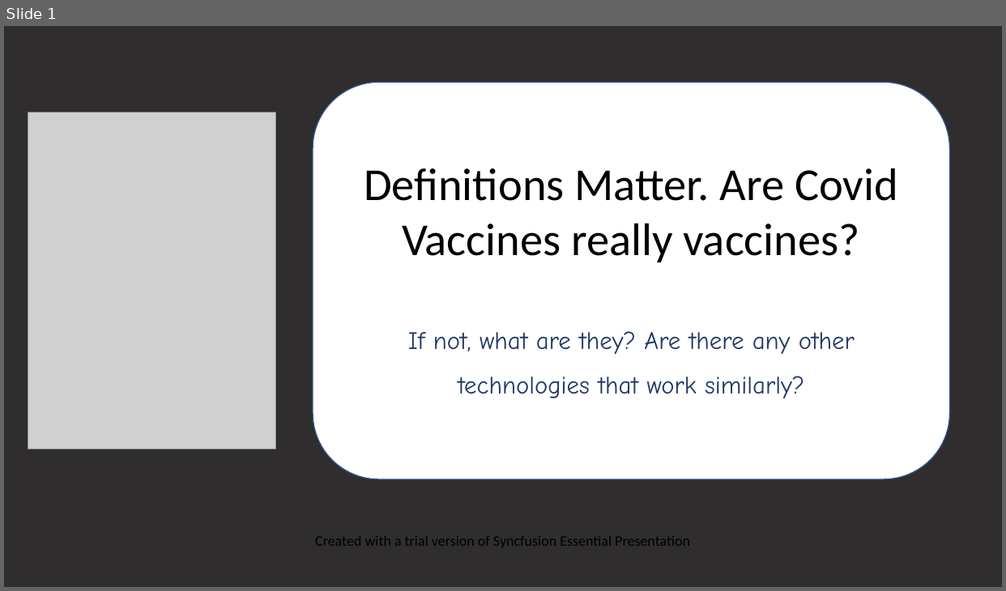
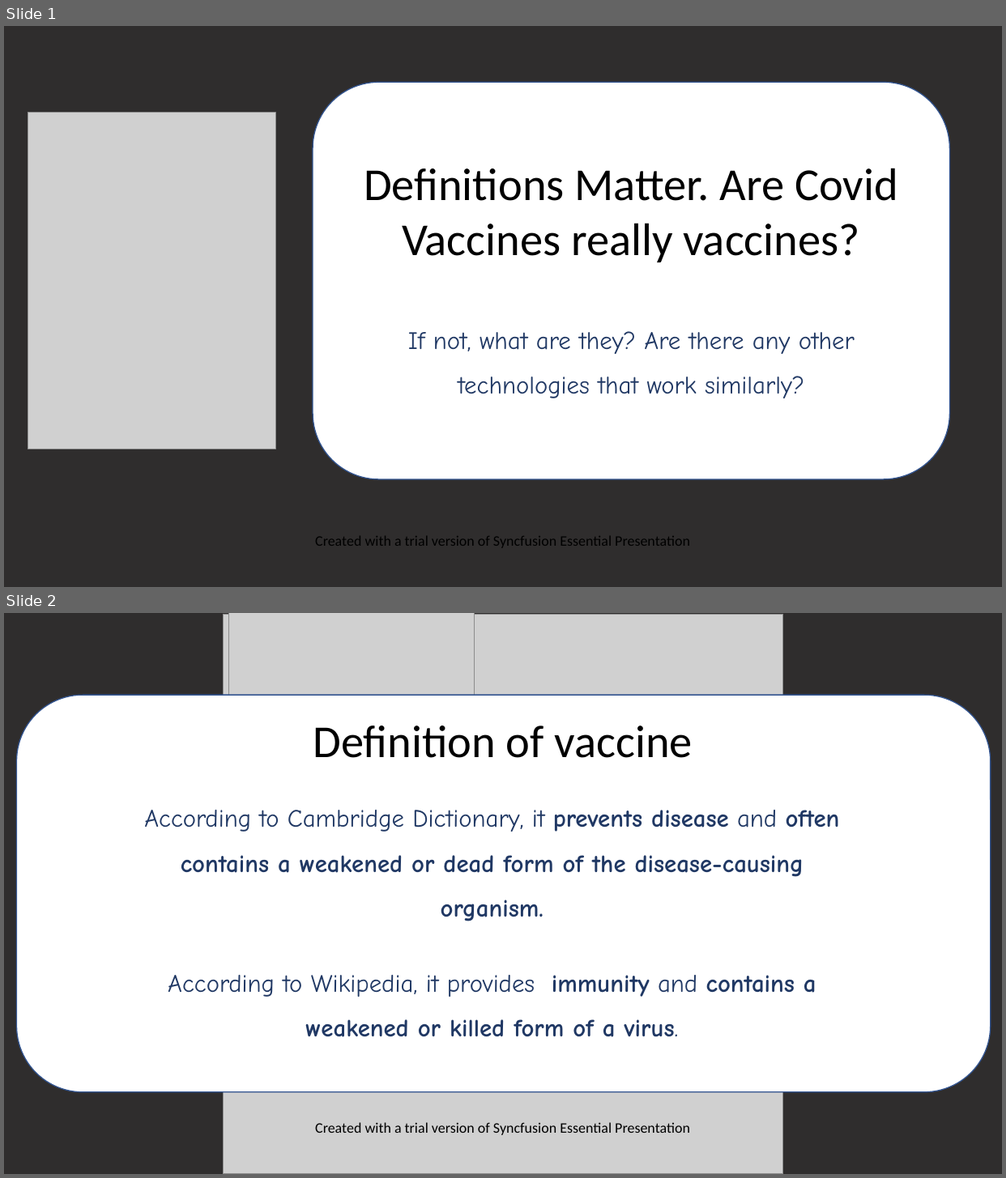
Before and after one commit to TheoKand/FactCheckThisBitch, a slide deck: FactCheckThisBitch.Admin.Windows/data/template.pptx. Shown one above the other, each under a label of ours: slide 1 before the commit, slides 1 and 2 after it. The pictures are 1006x591 and 1006x1178 pixels, drawn with LibreOffice and Linux fonts; fonts in the diff are those of the drawing; grey boxes stand for pictures. Boxes give left, top, right and bottom in pixels: in the first picture for what was removed or moved away, otherwise in the second. Text is boxed around its words. In the diff, an @@ line names an element or a change of style, - is before the commit and + after.

```diff
--- a/FactCheckThisBitch.Admin.Windows/data/template.pptx
+++ b/FactCheckThisBitch.Admin.Windows/data/template.pptx
@@ slide 2 added at (x1=4, y1=613, x2=1002, y2=1174), background #2F2D2D @@
@@ picture added at (x1=223, y1=614, x2=783, y2=1174) @@
@@ picture added at (x1=228, y1=613, x2=474, y2=800) @@
@@ rounded rectangle added at (x1=17, y1=695, x2=991, y2=1093), fill #FFFFFF, outline #325491 1 pt @@
@@ text added at (x1=313, y1=726, x2=692, y2=758), 44 pt, text #000000 @@
+Definition of vaccine
@@ text added at (x1=144, y1=810, x2=840, y2=1037), 24 pt, text #203864, bold @@
+According to Cambridge Dictionary, it prevents disease and often contains a weakened or dead form of the disease-causing organism.
+According to Wikipedia, it provides immunity and contains a weakened or killed form of a virus.
@@ text added at (x1=315, y1=1122, x2=690, y2=1135), 14 pt, text #000000 @@
+Created with a trial version of Syncfusion Essential Presentation
```
Also in this commit, not shown: 1 slide changed, 8 other slides added, 1 slide removed, 31 other files.
